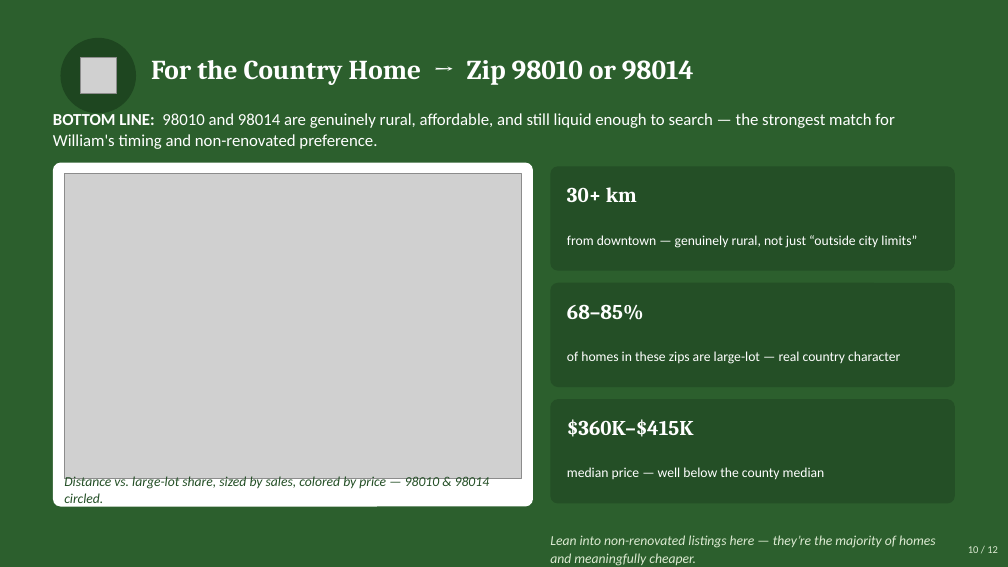
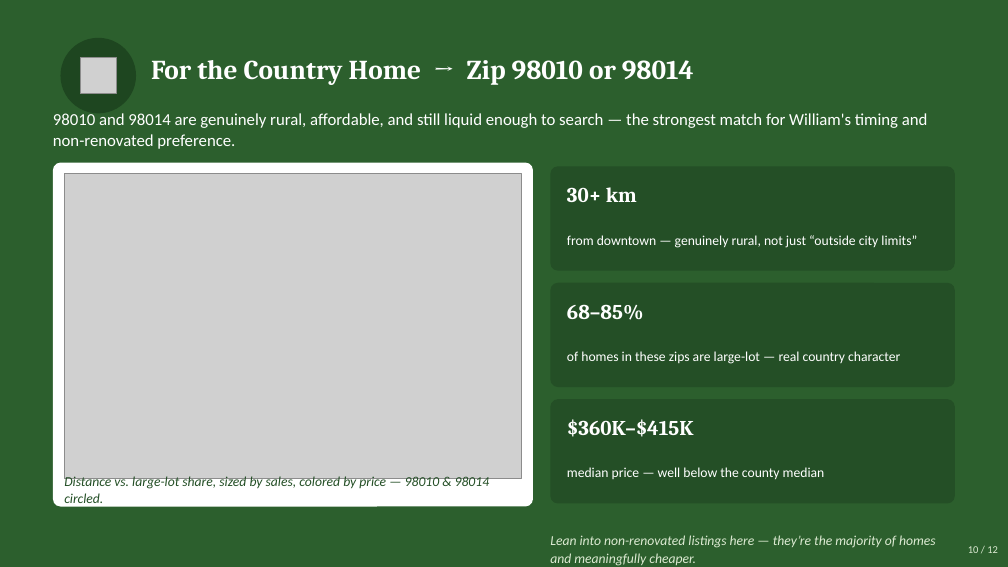
Before and after one commit to jolennd/ds-eda-project, a slide deck: slide 10 of presentation.pptx. Drawn at 1008x567 pixels with LibreOffice and Linux fonts; fonts in the diff are those of the drawing; grey boxes stand for pictures. Boxes give left, top, right and bottom in pixels: in the first picture for what was removed or moved away, otherwise in the second. Text is boxed around its words. In the diff, an @@ line names an element or a change of style, - is before the commit and + after.

```diff
--- a/presentation.pptx
+++ b/presentation.pptx
@@ text at (53, 113, 928, 149): text changed @@
-BOTTOM LINE: 98010 and 98014 are genuinely rural, affordable, and still liquid enough to search — the strongest match for William's timing and non-renovated preference.
+98010 and 98014 are genuinely rural, affordable, and still liquid enough to search — the strongest match for William's timing and non-renovated preference.
```
Also in this commit, not shown: 5 other slides changed, 1 other file.
